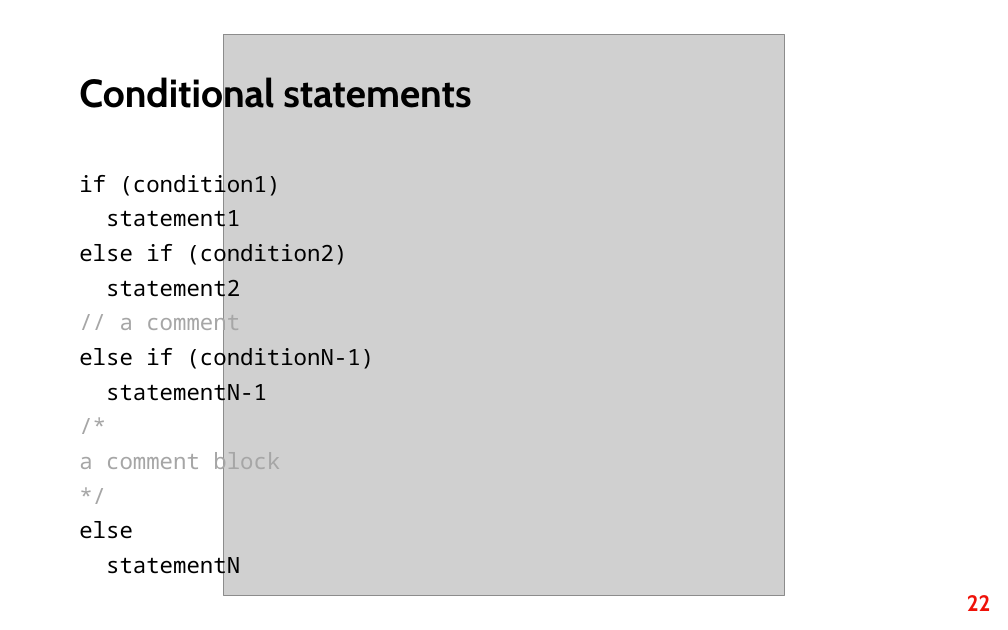
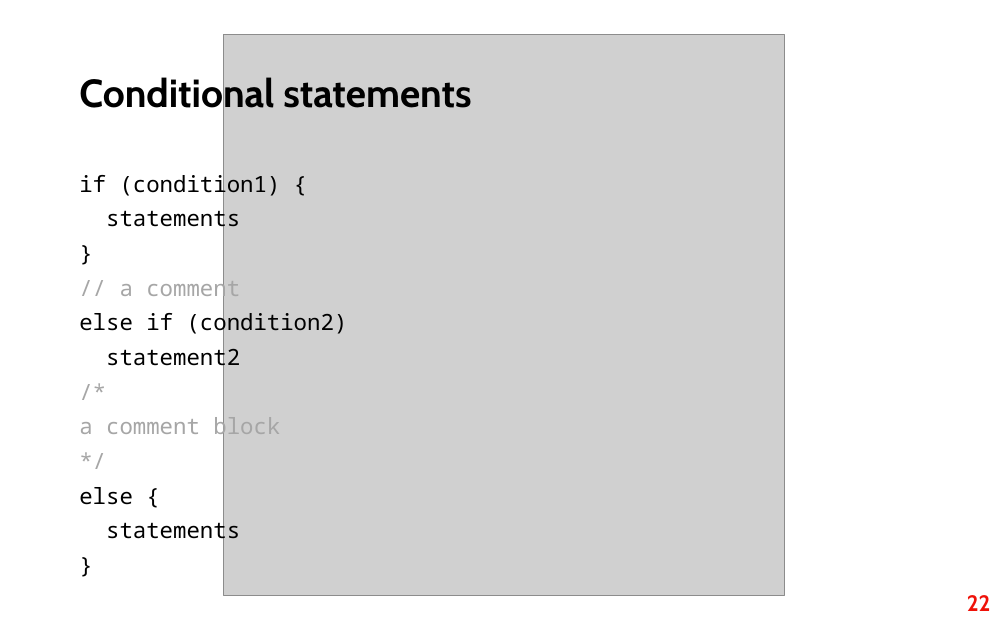
Before and after one commit to fri-datascience/course_bs, a slide deck: slide 22 of Session_03_Probabilistic_programming/Probabilistic_programming.pptx. Drawn at 1008x630 pixels with LibreOffice and Linux fonts; fonts in the diff are those of the drawing; grey boxes stand for pictures. Boxes give left, top, right and bottom in pixels: in the first picture for what was removed or moved away, otherwise in the second. Text is boxed around its words. In the diff, an @@ line names an element or a change of style, - is before the commit and + after.

```diff
--- a/Session_03_Probabilistic_programming/Probabilistic_programming.pptx
+++ b/Session_03_Probabilistic_programming/Probabilistic_programming.pptx
@@ text at bbox=[79, 171, 281, 301]: text changed @@
-if (condition1)
-statement1
+if (condition1) {
+statements
+}
+// a comment
@@ text at bbox=[79, 310, 375, 405]: paragraphs removed @@
-// a comment
-else if (conditionN-1)
-statementN-1
@@ text at bbox=[79, 487, 240, 544]: text changed @@
-else
-statementN
+else {
+statements
+}
```
Also in this commit, not shown: 4 other slides changed, 3 other files.
